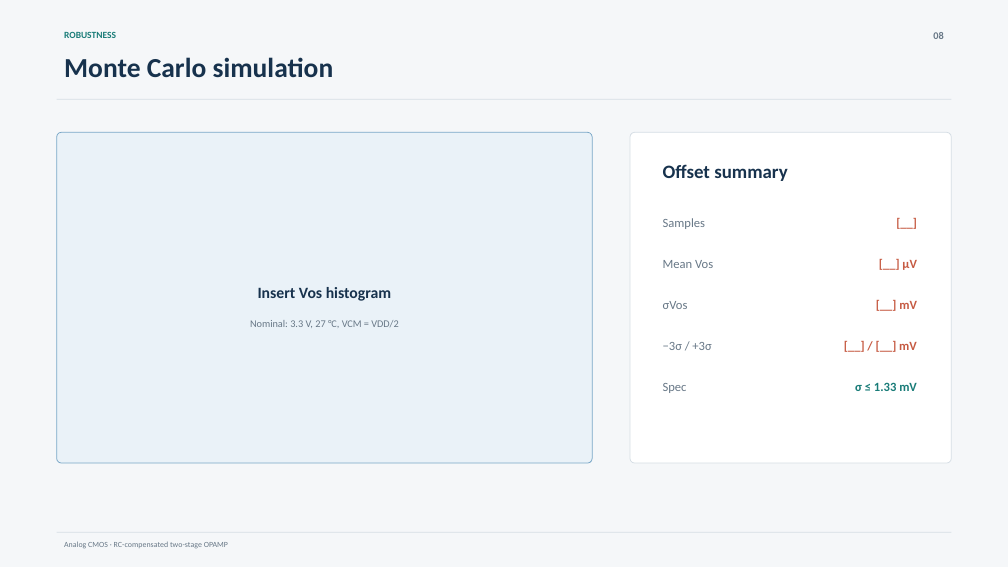
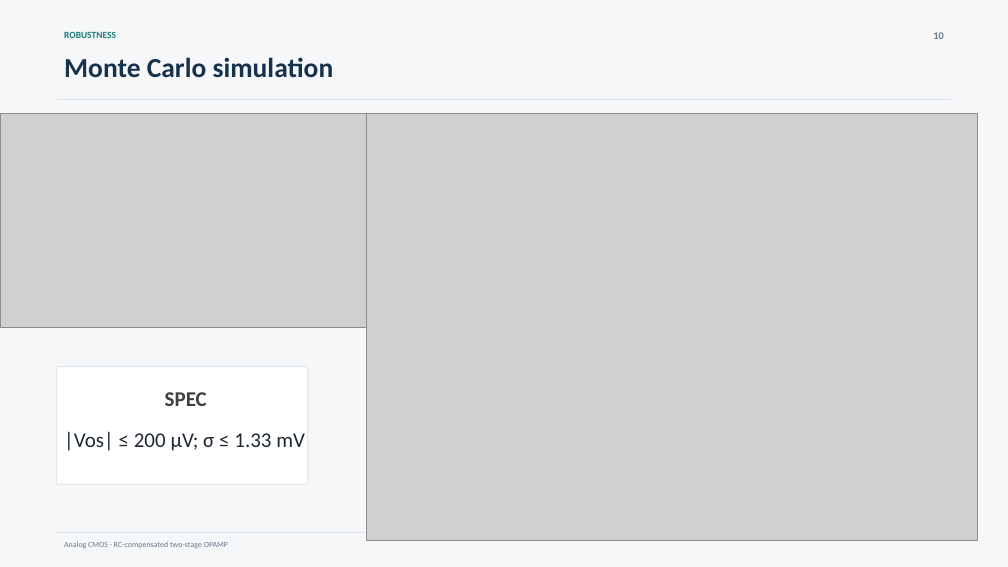
Before and after one commit to danieldongzy-boop/Notes, a slide deck: slide 10 of Uni Freiburg/Analog Cmos/rc_compensated_opamp_presentation_10slides.pptx (slide 8 before the commit). Drawn at 1008x567 pixels with LibreOffice and Linux fonts; fonts in the diff are those of the drawing; grey boxes stand for pictures. Boxes give left, top, right and bottom in pixels: in the first picture for what was removed or moved away, otherwise in the second. Text is boxed around its words. In the diff, an @@ line names an element or a change of style, - is before the commit and + after.

```diff
--- a/Uni Freiburg/Analog Cmos/rc_compensated_opamp_presentation_10slides.pptx
+++ b/Uni Freiburg/Analog Cmos/rc_compensated_opamp_presentation_10slides.pptx
@@ text at [933, 32, 943, 39]: text changed @@
-08
+10
@@ picture added at [0, 113, 370, 327] @@
@@ picture added at [367, 113, 978, 540] @@
@@ rounded rectangle removed at [57, 132, 592, 464] @@
@@ rounded rectangle removed at [630, 132, 951, 464] @@
@@ text removed at [663, 164, 787, 181] @@
-Offset summary
@@ text removed at [663, 218, 706, 229] @@
-Samples
@@ text removed at [814, 212, 925, 233] @@
-[__]
@@ text removed at [663, 260, 713, 268] @@
-Mean Vos
@@ text removed at [902, 260, 917, 270] @@
-[__] µV
@@ text removed at [258, 287, 391, 301] @@
-Insert Vos histogram
@@ text removed at [250, 320, 399, 328] @@
-Nominal: 3.3 V, 27 °C, VCM = VDD/2
@@ text removed at [663, 301, 688, 309] @@
-σVos
@@ text removed at [899, 301, 917, 309] @@
-[__] mV
@@ text removed at [663, 342, 711, 350] @@
-−3σ / +3σ
@@ text removed at [899, 342, 917, 350] @@
-[__] / [__] mV
@@ rounded rectangle added at [57, 367, 308, 485], fill #FFFFFF, outline #D6DEE5 0.75 pt @@
@@ text at [165, 392, 207, 406]: text changed; size 12 to 20 pt; text colour #687887 to #404040; bold on @@
-Spec
+SPEC
@@ text at [64, 432, 305, 451]: text changed; size 12 to 20 pt; text colour #197C78 to #1E2935; bold off @@
-σ ≤ 1.33 mV
+|Vos| ≤ 200 µV; σ ≤ 1.33 mV
```
Also in this commit, not shown: 6 other slides changed, 3 slides added, 2 slides removed, 4 other files.
